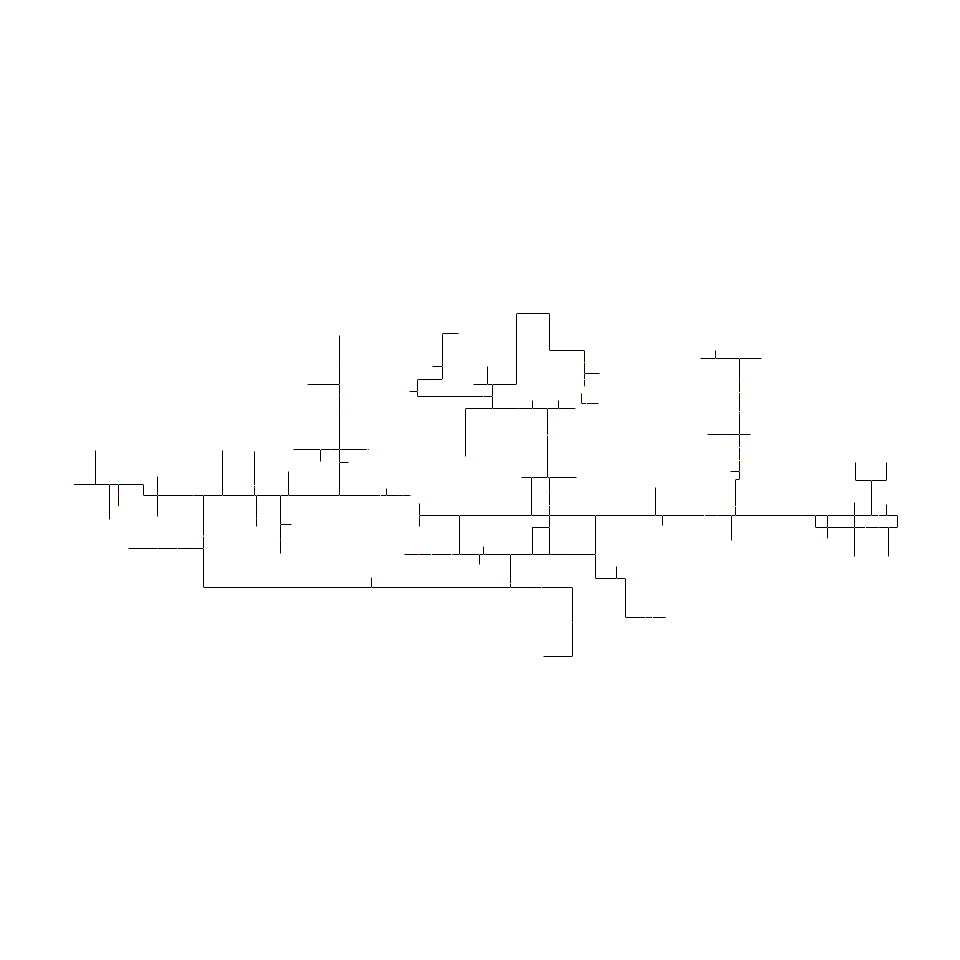
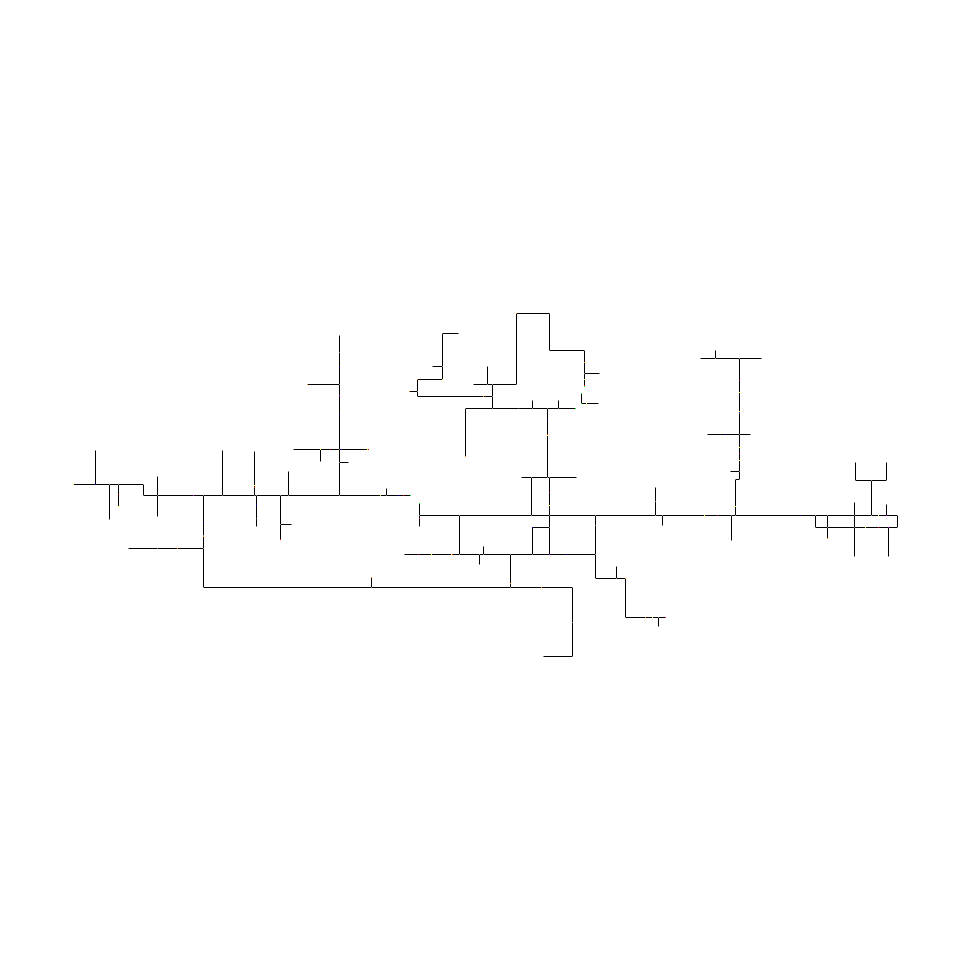
Comparing the layer stacks of the two w=960, h=960 images. Changes:
painted on "Layer" over [280, 352, 659, 627]
